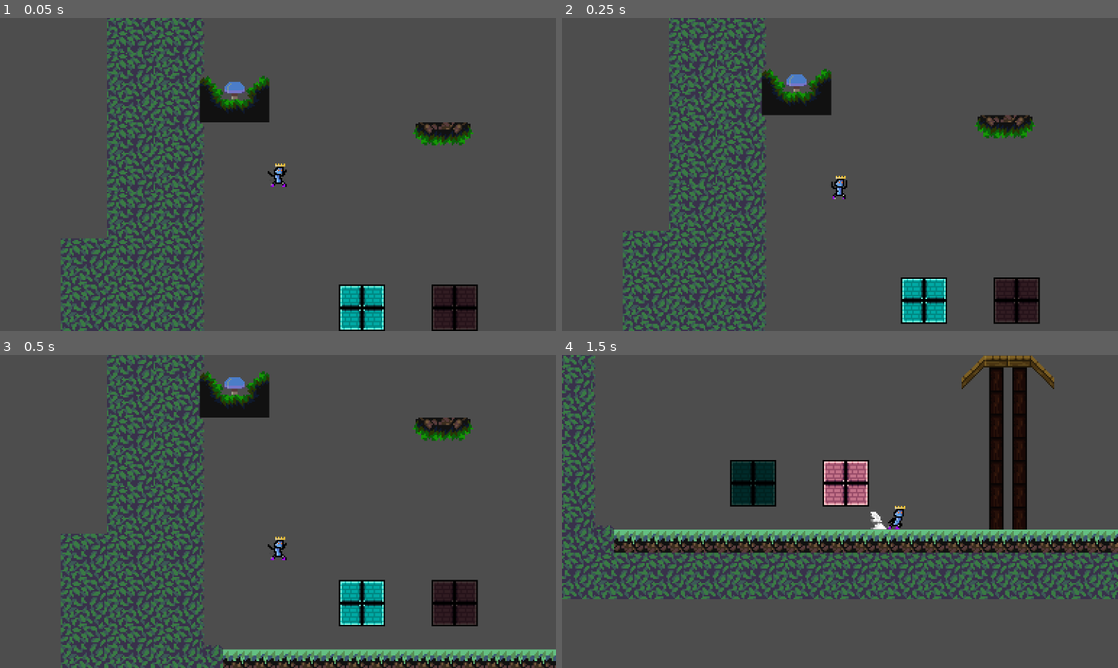
Above: before the commit, frames 1-4 (two rows, left to right).
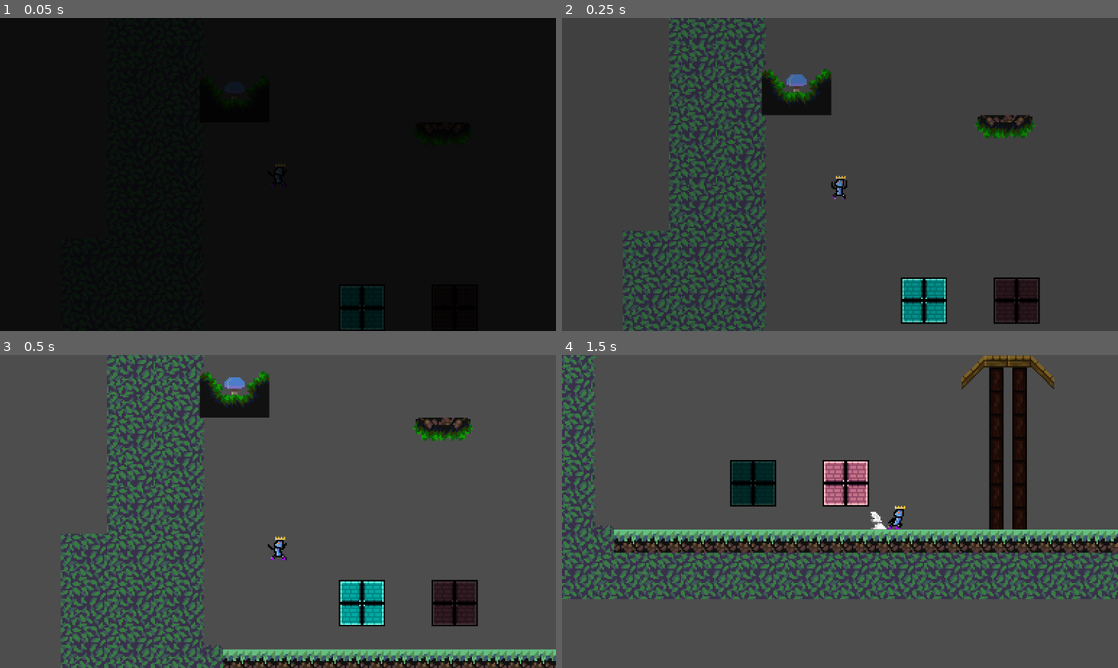
Above: after the commit, the same moments.

Repository: Sylvvs/PlatformerRhythmMaybe
Game: Godot game, scene res://Scenes/Logic/scene_handler.tscn
Same seed, same stepped clock (60 frames per second), same inputs: the game is played once before the commit and once after it.
Inputs:
- Up to frame 1 (0.05 s): no input
- Up to frame 2 (0.25 s): no input
- Up to frame 3 (0.5 s): no input
- Up to frame 4 (1.5 s): hold Right (walk_right) from 0.53 s (still down); tap X (dash) at 0.6, 1.35 s; tap C (jump) at 0.77 s

The runs differ from the first frame. In frame 1, 98% of the frame differs, in the area x 0-100%, y 0-100%; in frame 2, 0.8%; in frame 3, nothing differs; in frame 4, nothing differs.

Commit message:
level transition and bouncy logic adjusted

Diff:
--- a/platformer-rhythm-maybe/Scenes/Levels/MossyCave.tscn
+++ b/platformer-rhythm-maybe/Scenes/Levels/MossyCave.tscn
@@ -1324,6 +1324,7 @@
 sources/6 = SubResource("TileSetAtlasSource_mf10p")
 
 [sub_resource type="RectangleShape2D" id="RectangleShape2D_msb5r"]
+size = Vector2(67, 20)
 
 [node name="MossyCave" type="Node2D"]
 
@@ -1355,9 +1356,10 @@
 [node name="Logic" type="Node2D" parent="."]
 
 [node name="Area2D" type="Area2D" parent="Logic"]
-position = Vector2(123, 71)
+position = Vector2(1183, 105)
 script = ExtResource("12_vhalp")
+next_scene = "level"
 
 [node name="CollisionShape2D" type="CollisionShape2D" parent="Logic/Area2D"]
-position = Vector2(-174, 57)
+position = Vector2(-150.5, 57)
 shape = SubResource("RectangleShape2D_msb5r")
--- /dev/null
+++ b/platformer-rhythm-maybe/Scenes/Logic/fadelayer.tscn
@@ -0,0 +1,15 @@
+[gd_scene load_steps=2 format=3 uid="uid://e2ivwsosamq7"]
+
+[ext_resource type="Script" uid="uid://bvdebugy74gi2" path="res://scripts/fadelayer.gd" id="1_qc1cm"]
+
+[node name="Fadelayer" type="CanvasLayer"]
+layer = 120
+script = ExtResource("1_qc1cm")
+
+[node name="Fade" type="ColorRect" parent="."]
+anchors_preset = 15
+anchor_right = 1.0
+anchor_bottom = 1.0
+grow_horizontal = 2
+grow_vertical = 2
+color = Color(0, 0, 0, 1)
--- a/platformer-rhythm-maybe/Scripts/bouncy.gd
+++ b/platformer-rhythm-maybe/Scripts/bouncy.gd
@@ -1,8 +1,8 @@
 extends Area2D
 
-
+var power = 350;
 
 func _on_body_entered(body: Node2D) -> void:
 	if body.is_in_group("Player"):
-		body.velocity.y = -350
+		body.velocity.y = -power
 		body.dashes = 1;
--- /dev/null
+++ b/platformer-rhythm-maybe/Scripts/fadelayer.gd
@@ -0,0 +1,24 @@
+extends CanvasLayer
+
+@onready var rect: ColorRect = $Fade
+
+signal fade_in_finished
+signal fade_out_finished
+
+func fade_in(duration: float = 1.0) -> Tween:
+	rect.visible = true
+	var tween = create_tween()
+	tween.tween_property(rect, "color:a", 1.0, duration)
+	tween.finished.connect(func():
+		emit_signal("fade_in_finished")
+		)
+	return tween
+
+func fade_out(duration: float = 1.0) -> Tween:
+	var tween = create_tween()
+	tween.tween_property(rect, "color:a", 0.0, duration)
+	tween.finished.connect(func():
+		rect.visible = false
+		emit_signal("fade_out_finished")
+		)
+	return tween
--- a/platformer-rhythm-maybe/Scripts/scene_handler.gd
+++ b/platformer-rhythm-maybe/Scripts/scene_handler.gd
@@ -26,6 +26,7 @@
 				area.body_entered.connect(func(body):
 					_on_area_entered(area, body)
 					)
+	Fadelayer.fade_out(0.3)
 
 func _on_area_entered(area, body) -> void:
 	if not body.is_in_group("Player"):
@@ -36,4 +37,4 @@
 		return
 
 	var next_scene = area.get("next_scene")
-	load_scene(next_scene)
+	Fadelayer.fade_in(0.3).connect("finished", Callable(self, "load_scene").bind(next_scene))
--- a/platformer-rhythm-maybe/project.godot
+++ b/platformer-rhythm-maybe/project.godot
@@ -14,6 +14,10 @@
 run/main_scene="uid://b1hqntcixxhv1"
 config/features=PackedStringArray("4.5", "Forward Plus")
 config/icon="res://icon.svg"
+
+[autoload]
+
+Fadelayer="*res://Scenes/Logic/fadelayer.tscn"
 
 [display]
 
Not shown, added: platformer-rhythm-maybe/Scripts/fadelayer.gd.uid
